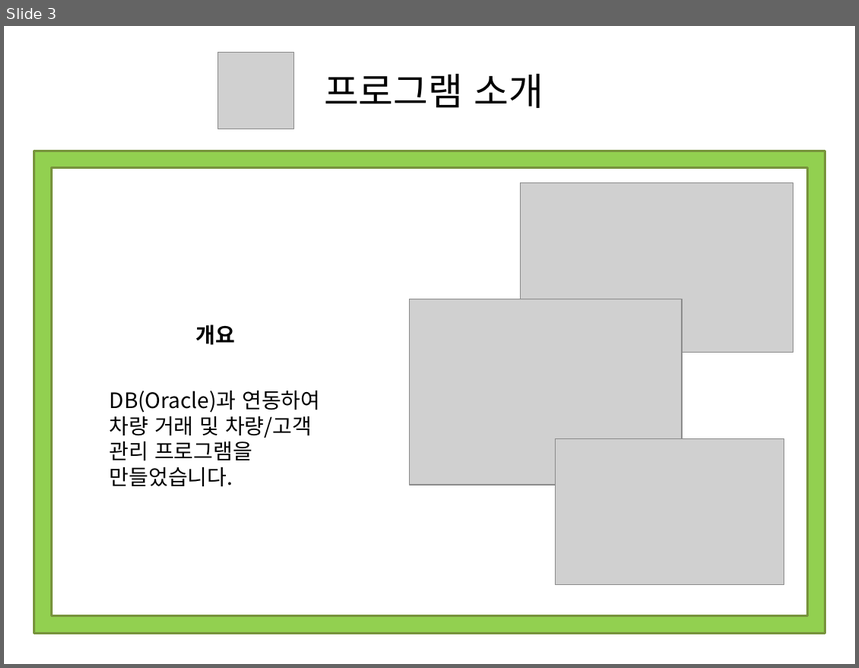
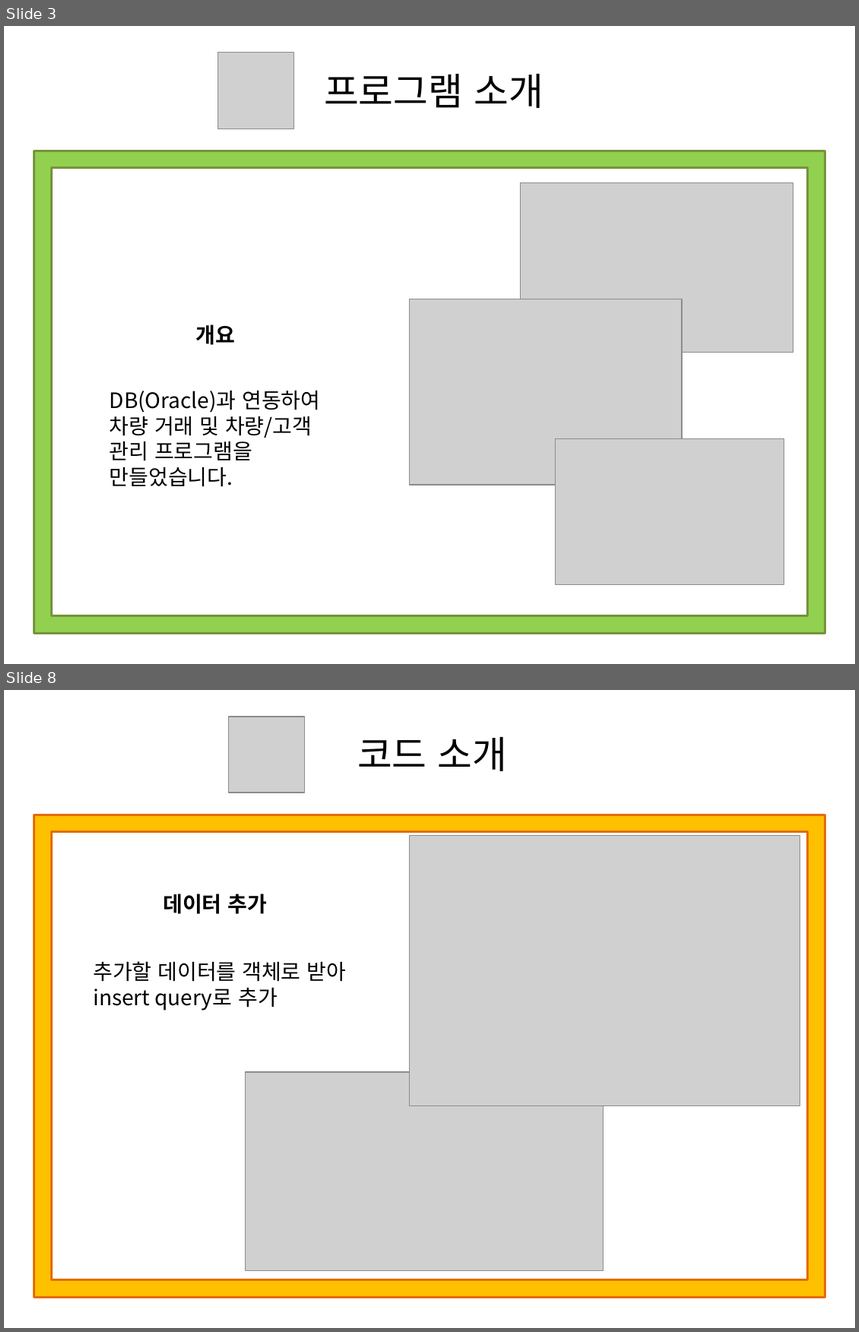
Before and after one commit to Yorgos7784/SW_Lesson, a slide deck: Portfolio/ppt/CarManagementProgram.pptx. Shown one above the other, each under a label of ours: slide 3 before the commit, slides 3 and 8 after it; the slides between them are not shown. The pictures are 859x668 and 859x1332 pixels, drawn with LibreOffice and Linux fonts; fonts in the diff are those of the drawing; grey boxes stand for pictures. Boxes give left, top, right and bottom in pixels: in the first picture for what was removed or moved away, otherwise in the second. Text is boxed around its words. In the diff, an @@ line names an element or a change of style, - is before the commit and + after.

```diff
--- a/Portfolio/ppt/CarManagementProgram.pptx
+++ b/Portfolio/ppt/CarManagementProgram.pptx
@@ slide 8 added at box(4, 690, 855, 1328), background #FFFFFF @@
@@ picture added at box(229, 717, 304, 792) @@
@@ text added at box(357, 737, 508, 771), 32 pt, text #000000 @@
+코드 소개
@@ frame added at box(34, 815, 825, 1298), fill #FFC000, outline #E46C0A 2 pt @@
@@ picture added at box(409, 836, 800, 1106) @@
@@ text added at box(163, 894, 267, 914), 18 pt, text #000000, bold @@
+데이터 추가
@@ text added at box(93, 961, 347, 1011), 18 pt, text #000000 @@
+추가할 데이터를 객체로 받아 insert query로 추가
@@ picture added at box(245, 1072, 603, 1271) @@
```
Also in this commit, not shown: 2 slides changed, 4 other slides added, 30 other files.
